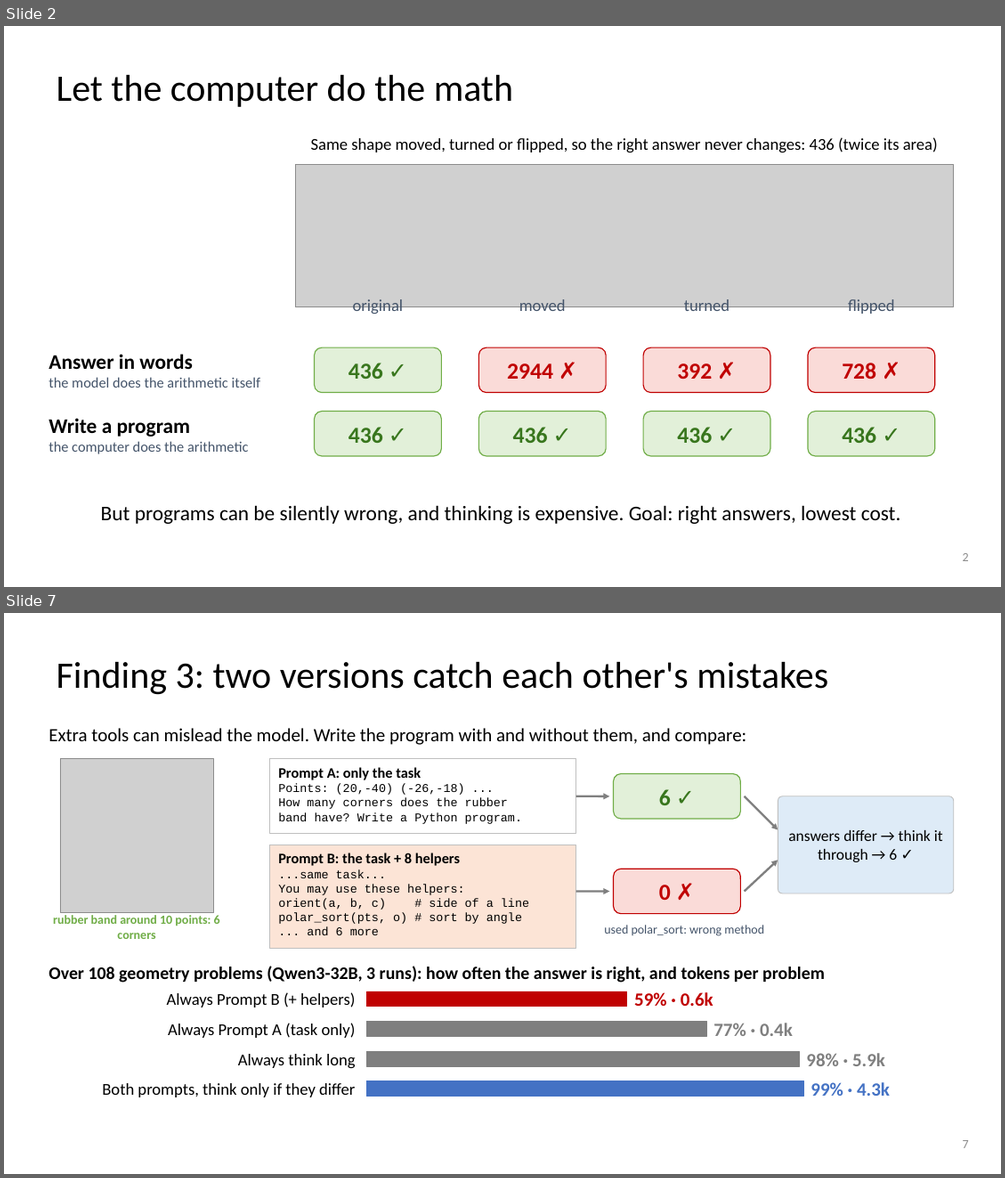
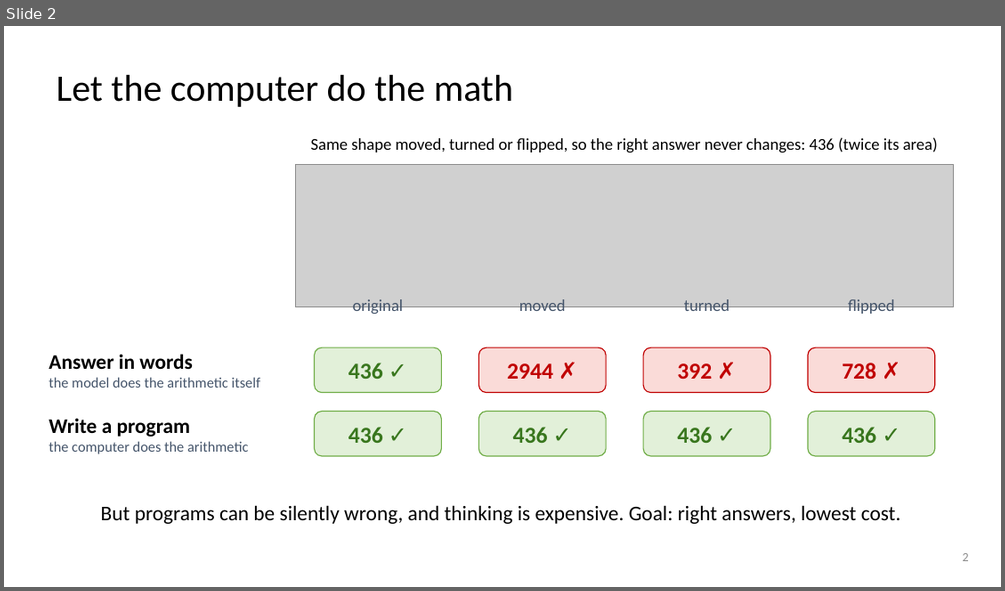
Before and after one commit to dlwns147/CSED490E_Project_Team5, a slide deck: PROPOSAL_slides.pptx. Shown one above the other, each under a label of ours: slides 2 and 7 before the commit, slide 2 after it; the slides between them are not shown. The pictures are 1005x1178 and 1005x591 pixels, drawn with LibreOffice and Linux fonts; fonts in the diff are those of the drawing; grey boxes stand for pictures. Boxes give left, top, right and bottom in pixels: in the first picture for what was removed or moved away, otherwise in the second. Text is boxed around its words. In the diff, an @@ line names an element or a change of style, - is before the commit and + after.

```diff
--- a/PROPOSAL_slides.pptx
+++ b/PROPOSAL_slides.pptx
@@ slide 7 removed at box(4, 613, 1001, 1174), background #FFFFFF @@
@@ title removed at box(57, 662, 828, 695) @@
-Finding 3: two versions catch each other's mistakes
@@ text removed at box(48, 728, 747, 745) @@
-Extra tools can mislead the model. Write the program with and without them, and compare:
@@ picture removed at box(60, 759, 213, 912) @@
@@ rectangle removed at box(269, 759, 576, 834) @@
@@ text removed at box(278, 767, 522, 824) @@
-Prompt A: only the task
-Points: (20,-40) (-26,-18) ...
-How many corners does the rubber
-band have? Write a Python program.
@@ arrow removed from (576, 796) to (610, 796) @@
@@ rounded rectangle removed at box(614, 774, 741, 819) @@
@@ text removed at box(659, 789, 671, 805) @@
-6 ✓
@@ arrow removed from (744, 796) to (778, 830) @@
@@ rounded rectangle removed at box(778, 796, 954, 893) @@
@@ rectangle removed at box(269, 844, 576, 948) @@
@@ text removed at box(278, 852, 529, 935) @@
-Prompt B: the task + 8 helpers
-...same task...
-You may use these helpers:
-orient(a, b, c) # side of a line
-polar_sort(pts, o) # sort by angle
-... and 6 more
@@ text removed at box(788, 830, 943, 862) @@
-answers differ → think it through → 6 ✓
@@ rounded rectangle removed at box(614, 868, 741, 914) @@
@@ arrow removed from (744, 892) to (778, 860) @@
@@ arrow removed from (576, 892) to (610, 892) @@
@@ text removed at box(659, 884, 671, 900) @@
-0 ✗
@@ text removed at box(53, 915, 220, 939) @@
-rubber band around 10 points: 6 corners
@@ text removed at box(604, 925, 764, 936) @@
-used polar_sort: wrong method
@@ text removed at box(48, 965, 825, 982) @@
-Over 108 geometry problems (Qwen3-32B, 3 runs): how often the answer is right, and tokens per problem
@@ text removed at box(167, 992, 355, 1007) @@
-Always Prompt B (+ helpers)
@@ rectangle removed at box(367, 991, 627, 1006) @@
@@ text removed at box(634, 992, 713, 1005) @@
-59% · 0.6k
@@ text removed at box(168, 1022, 356, 1038) @@
-Always Prompt A (task only)
@@ rectangle removed at box(367, 1022, 706, 1037) @@
@@ text removed at box(713, 1022, 793, 1036) @@
-77% · 0.4k
@@ text removed at box(238, 1054, 356, 1068) @@
-Always think long
@@ rectangle removed at box(367, 1051, 799, 1066) @@
@@ text removed at box(806, 1053, 885, 1066) @@
-98% · 5.9k
@@ text removed at box(102, 1083, 355, 1097) @@
-Both prompts, think only if they differ
@@ rectangle removed at box(367, 1081, 803, 1096) @@
@@ text removed at box(810, 1082, 890, 1095) @@
-99% · 4.3k
@@ page number removed at box(963, 1140, 969, 1148) @@
-7
```
Also in this commit, not shown: 4 slides changed, 2 slides added, 9 other slides removed, 6 other files.
